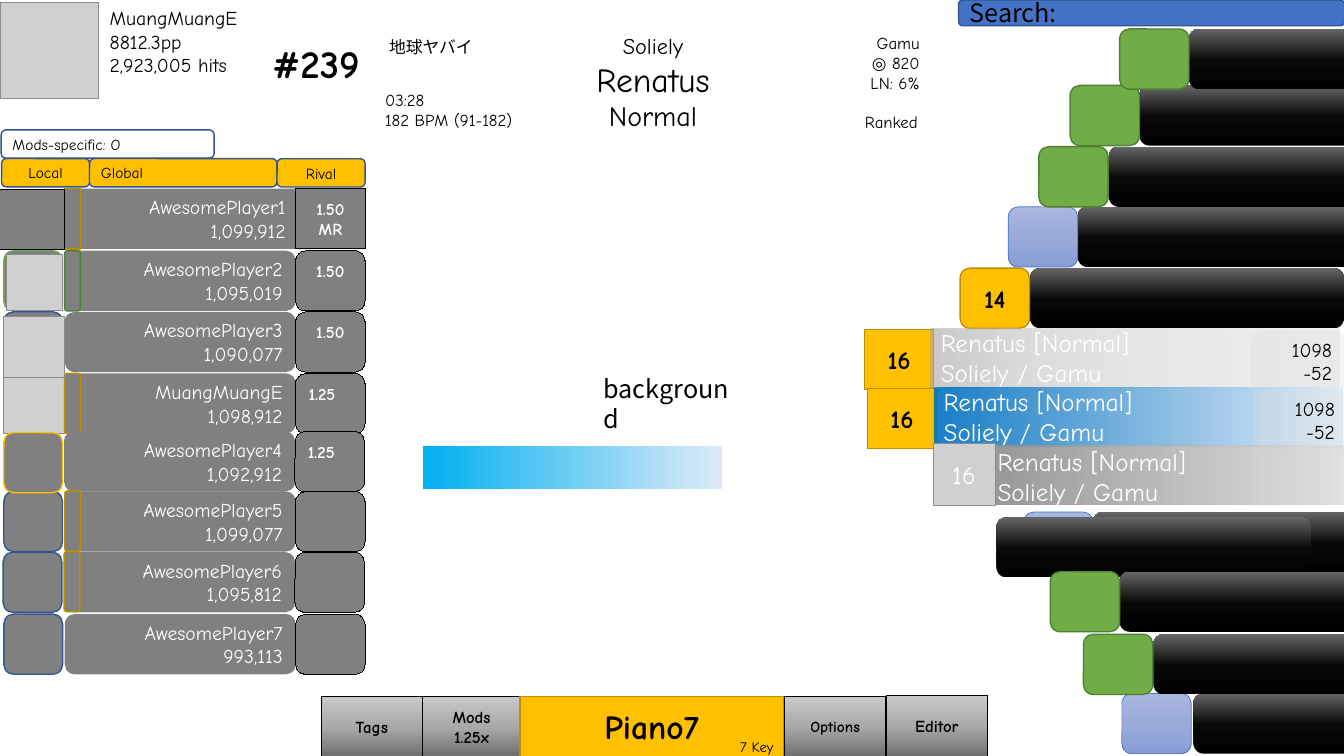
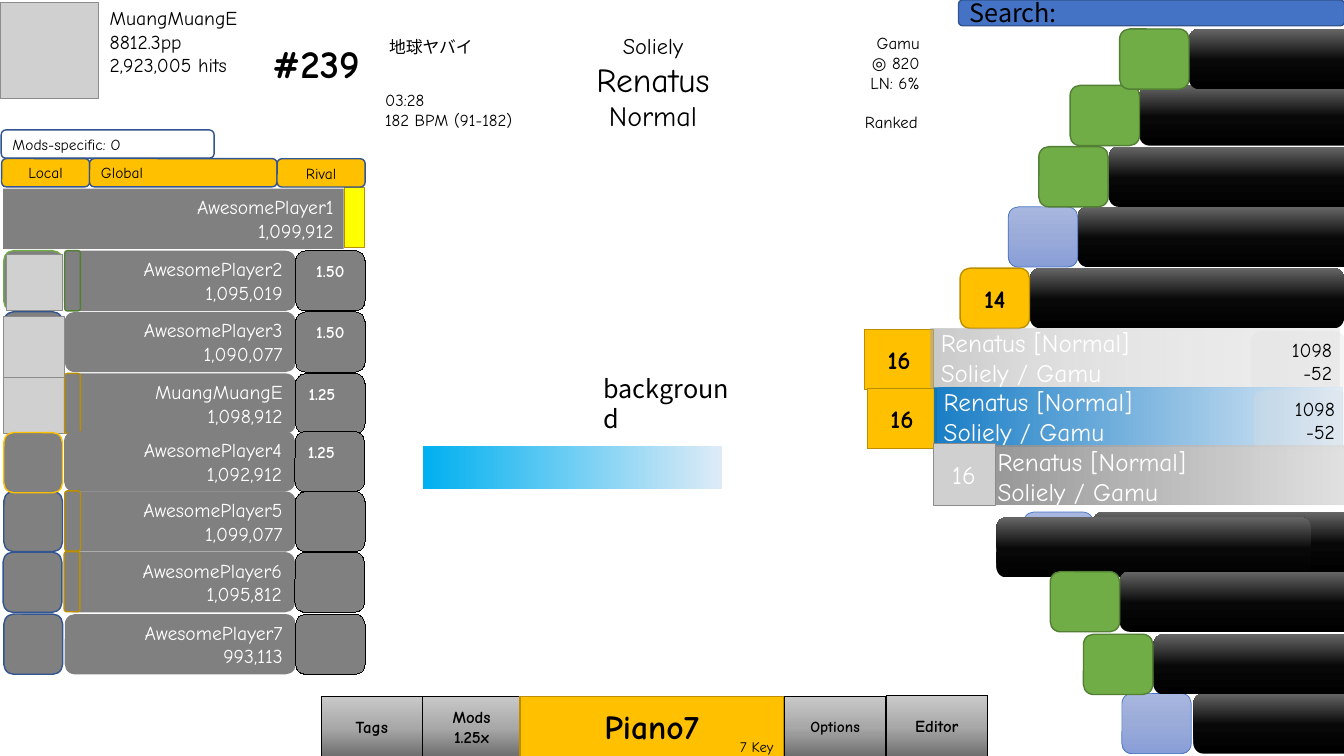
Before and after one commit to hndada/gosu, a slide deck: slide 3 of gosu-ui.pptx. Drawn at 1344x756 pixels with LibreOffice and Linux fonts; fonts in the diff are those of the drawing; grey boxes stand for pictures. Boxes give left, top, right and bottom in pixels: in the first picture for what was removed or moved away, otherwise in the second. Text is boxed around its words. In the diff, an @@ line names an element or a change of style, - is before the commit and + after.

```diff
--- a/gosu-ui.pptx
+++ b/gosu-ui.pptx
@@ rounded rectangle removed at [0,190,65,250] @@
@@ rounded rectangle "AwesomePlayer1": place and size @@
-rounded rectangle "AwesomePlayer1" at [65,189,295,249]
+rounded rectangle "AwesomePlayer1" at [3,189,344,249]
@@ rounded rectangle removed at [295,189,365,249] @@
-1.50
-MR
@@ rounded rectangle: place and size @@
-rounded rectangle at [65,189,81,249]
+rounded rectangle at [345,188,365,248]
@@ rounded rectangle at [345,188,365,248]: fill #808080 to #FFFF00 @@
```
